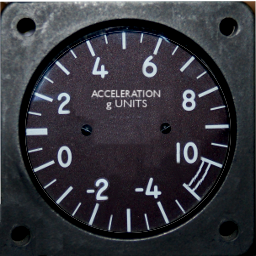
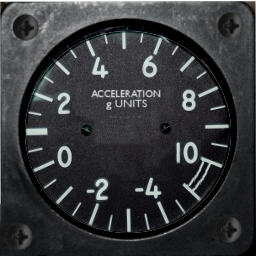
Two versions of the same layered image (256×256). Layer-by-layer changes:
added layer "Pasted Layer #6" above "g UNITS" over [left=6, top=11, right=244, bottom=250]
painted on "Pasted Layer #5" over [left=25, top=31, right=230, bottom=233]
painted on "Pasted Layer #4" over [left=0, top=1, right=256, bottom=256]
